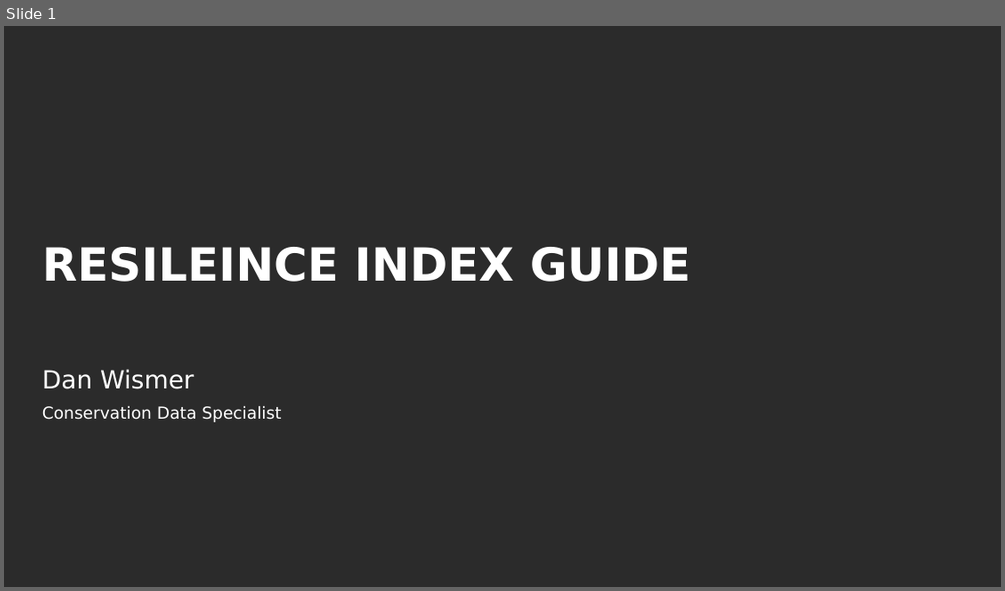
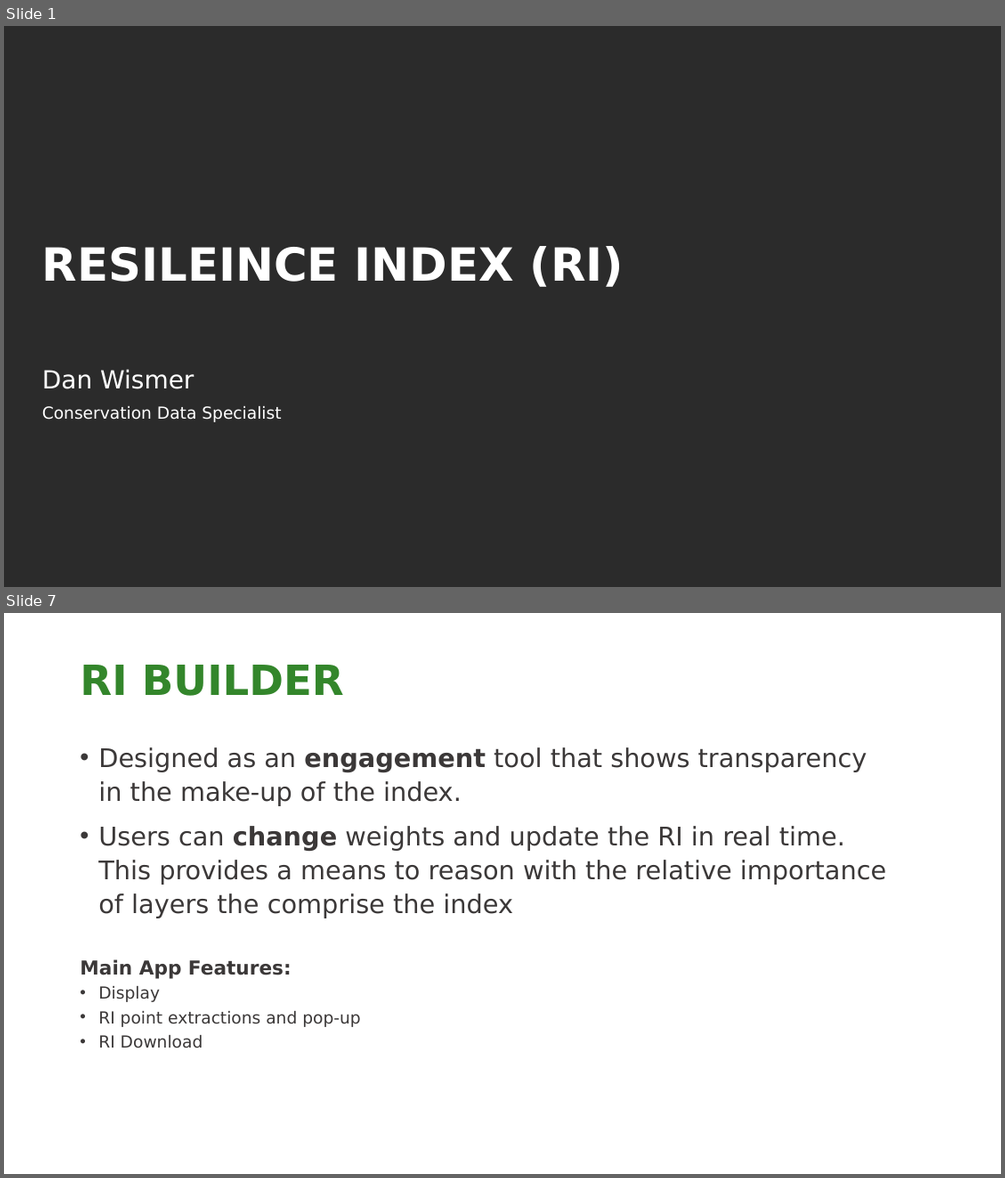
Before and after one commit to NCC-CNC/RI-proto, a slide deck: www/RI_GUIDE.pptx. Shown one above the other, each under a label of ours: slide 1 before the commit, slides 1 and 7 after it; the slides between them are not shown. The pictures are 1005x591 and 1005x1178 pixels, drawn with LibreOffice and Linux fonts; fonts in the diff are those of the drawing; background and template pictures are left out; a plain dark background stands for a picture behind light text. Boxes give left, top, right and bottom in pixels: in the first picture for what was removed or moved away, otherwise in the second. Text is boxed around its words. In the diff, an @@ line names an element or a change of style, - is before the commit and + after.

```diff
--- a/www/RI_GUIDE.pptx
+++ b/www/RI_GUIDE.pptx
@@ slide 7 added at (x1=4, y1=613, x2=1001, y2=1174), background picture (left out) @@
@@ title added at (x1=80, y1=665, x2=344, y2=696), 30 pt, text #33862B, bold @@
+RI BUILDER
@@ text added at (x1=80, y1=747, x2=886, y2=1048), 18.5 pt, text #3B3838 @@
+• Designed as an engagement tool that shows transparency in the make-up of the index.
+• Users can change weights and update the RI in real time. This provides a means to reason with the relative importance of layers the comprise the index
+Main App Features:
+• Display
+• RI point extractions and pop-up
+• RI Download
@@ slide 1 changed as well @@
@@ title at (x1=42, y1=246, x2=624, y2=287): text changed @@
-RESILEINCE INDEX GUIDE
+RESILEINCE INDEX (RI)
```
Also in this commit, not shown: 6 other slides added, 1 slide removed, 3 other files.
